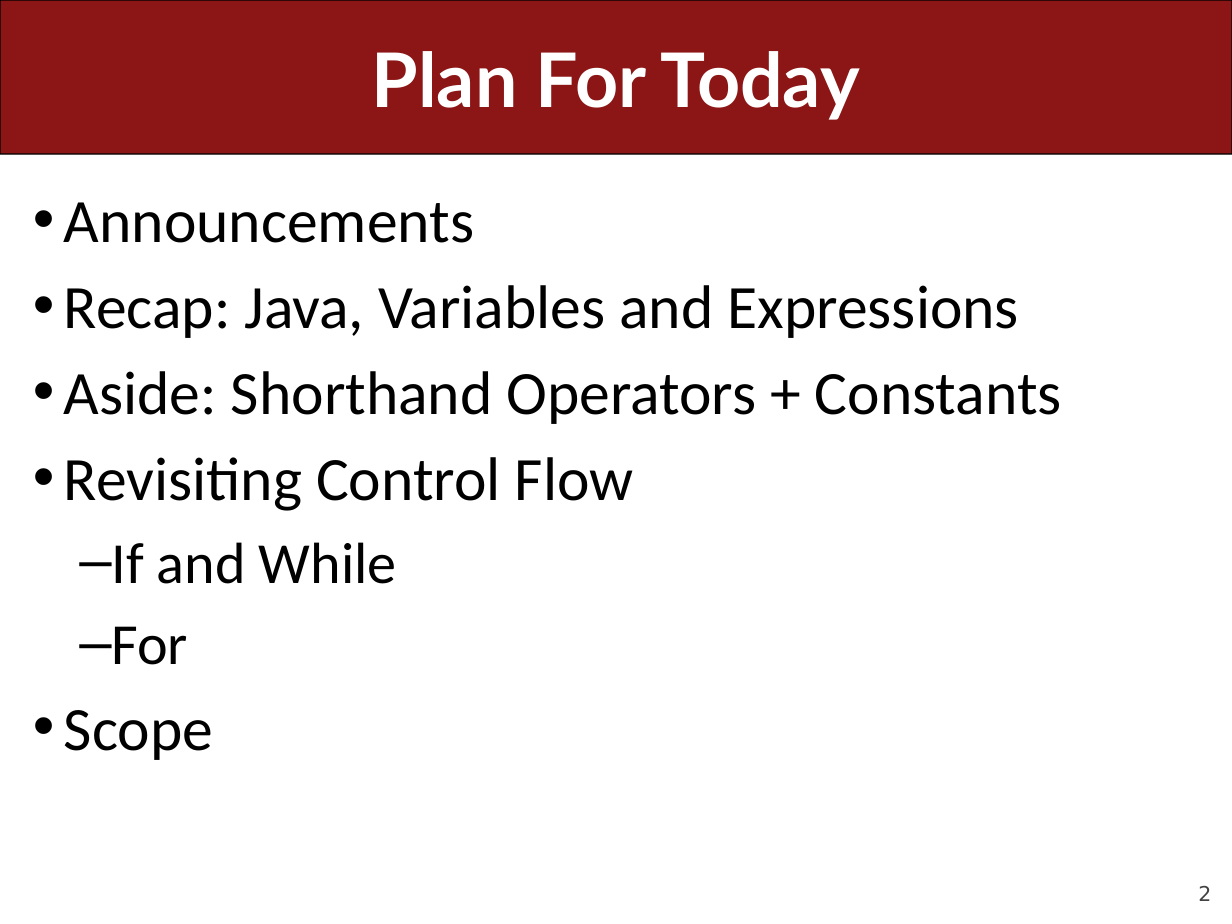
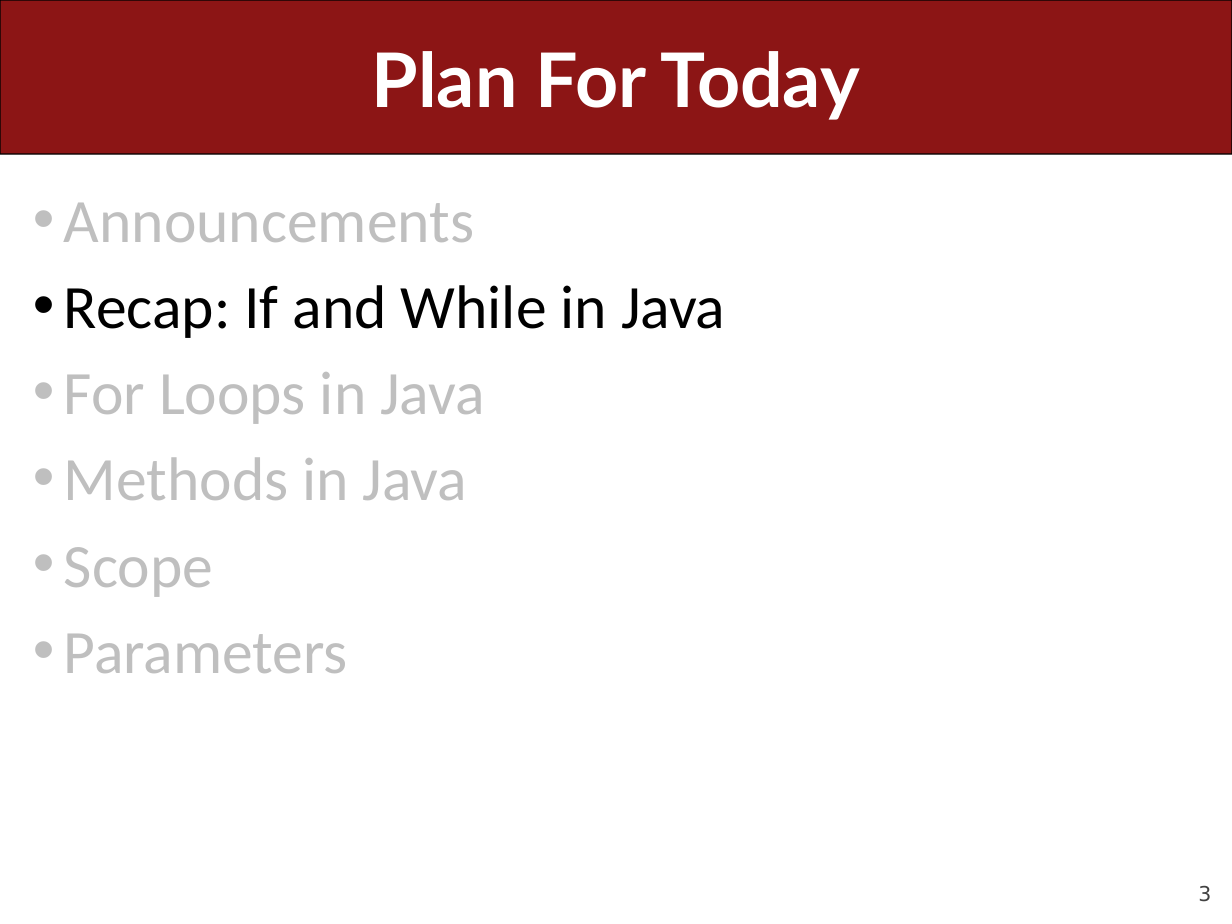
Before and after one commit to ckincaid17/cs106a-summer-2018, a slide deck: slide 3 of WWW/lectures/Lecture6/Lecture6.pptx (slide 2 before the commit). Drawn at 1232x924 pixels with LibreOffice and Linux fonts; fonts in the diff are those of the drawing. Boxes give left, top, right and bottom in pixels: in the first picture for what was removed or moved away, otherwise in the second. Text is boxed around its words. In the diff, an @@ line names an element or a change of style, - is before the commit and + after.

```diff
--- a/WWW/lectures/Lecture6/Lecture6.pptx
+++ b/WWW/lectures/Lecture6/Lecture6.pptx
@@ text at box(64, 203, 474, 597): text colour #000000 to #BFBFBF in "Announcements", "Scope" @@
@@ text at box(64, 285, 725, 500): text changed; text colour #000000 to #BFBFBF @@
-• Recap: Java, Variables and Expressions
-• Aside: Shorthand Operators + Constants
-• Revisiting Control Flow
-  – If and While
-  – For
+• Recap: If and While in Java
+• For Loops in Java
+• Methods in Java
@@ text at box(64, 634, 348, 673): paragraph added @@
+• Parameters
@@ page number at box(1198, 885, 1211, 902): text changed @@
-2
+3
```
Also in this commit, not shown: 13 other slides changed, 36 slides added, 30 slides removed, 14 other files.
